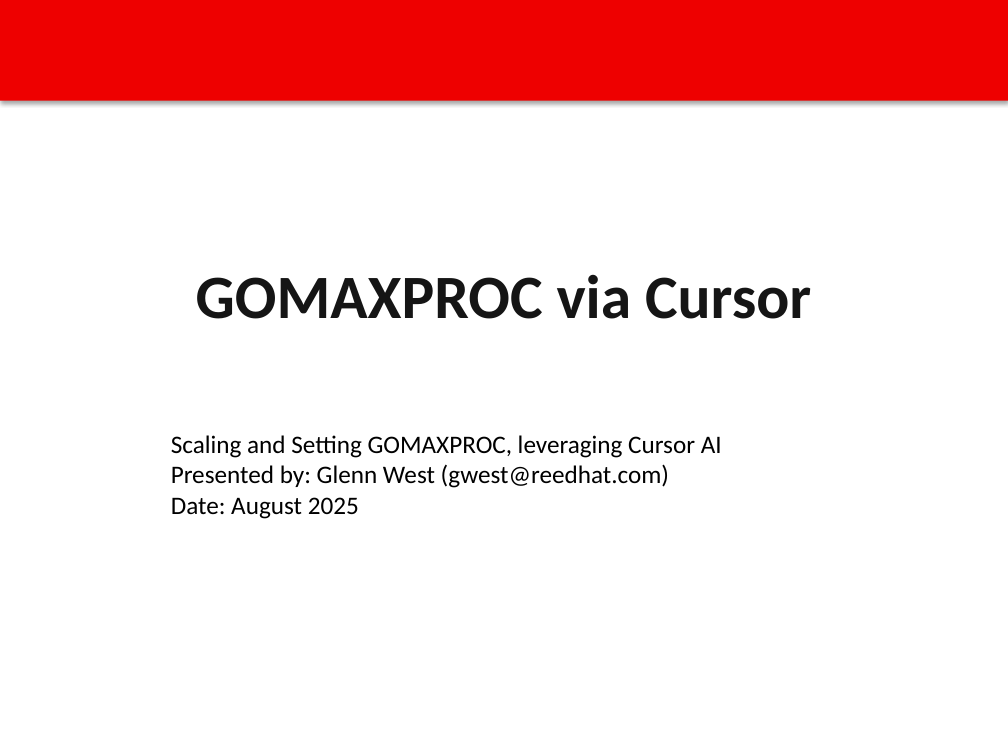
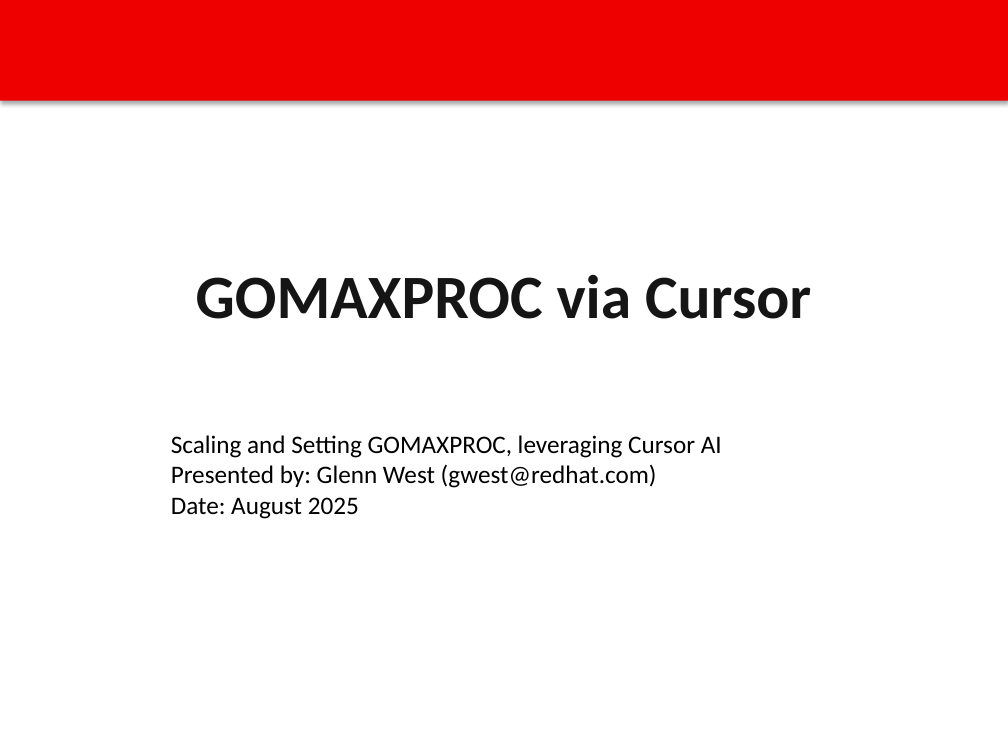
Before and after one commit to glennswest/presentations, a slide deck: slide 1 of GoLangMaxProc.pptx. Drawn at 1008x756 pixels with LibreOffice and Linux fonts; fonts in the diff are those of the drawing. Boxes give left, top, right and bottom in pixels: in the first picture for what was removed or moved away, otherwise in the second. Text is boxed around its words. In the diff, an @@ line names an element or a change of style, - is before the commit and + after.

Commit message:
Fix slide

```diff
--- a/GoLangMaxProc.pptx
+++ b/GoLangMaxProc.pptx
@@ text at (171,464,657,488): text changed @@
-Presented by: Glenn West (gwest@reedhat.com)
+Presented by: Glenn West (gwest@redhat.com)
```
Also in this commit, not shown: 1 other file.
